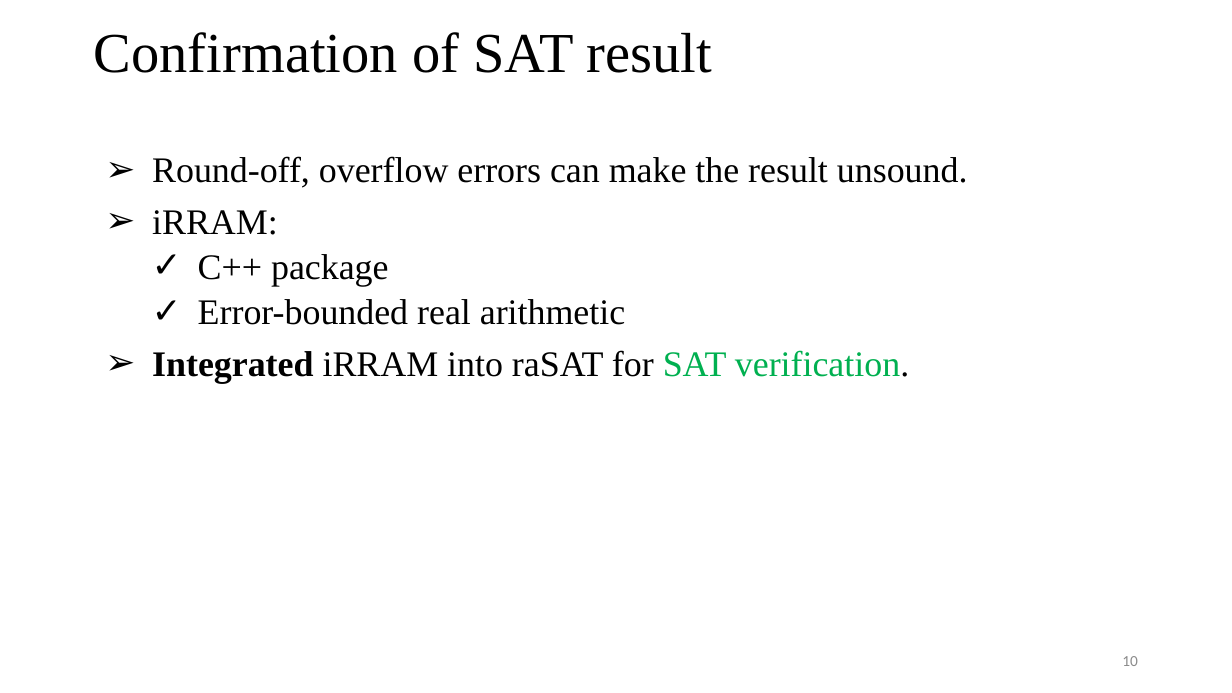
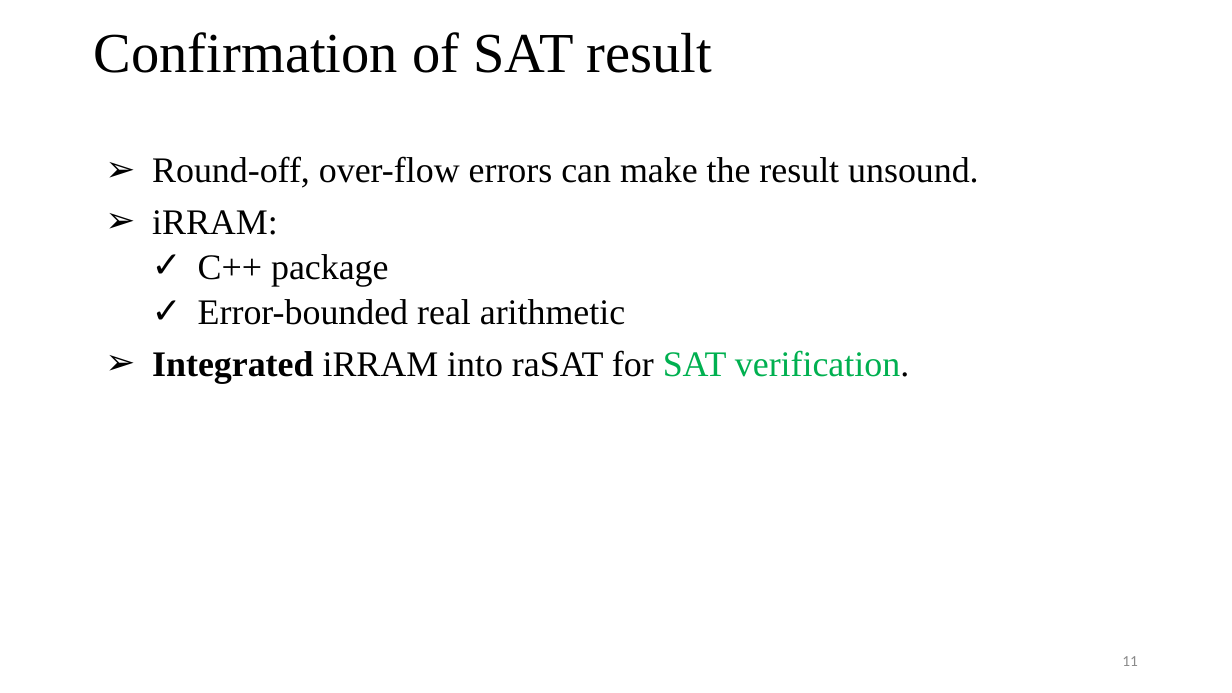
Before and after one commit to tungvx/raSAT, a slide deck: slide 11 of report/thesis/presentation.pptx (slide 10 before the commit). Drawn at 1232x693 pixels with LibreOffice and Linux fonts; fonts in the diff are those of the drawing. Boxes give left, top, right and bottom in pixels: in the first picture for what was removed or moved away, otherwise in the second. Text is boxed around its words. In the diff, an @@ line names an element or a change of style, - is before the commit and + after.

```diff
--- a/report/thesis/presentation.pptx
+++ b/report/thesis/presentation.pptx
@@ text at <box>152,156,979,188</box>: text changed @@
-➢ Round-off, overflow errors can make the result unsound.
+➢ Round-off, over-flow errors can make the result unsound.
@@ page number at <box>1122,656,1138,666</box>: text changed @@
-10
+11
```
Also in this commit, not shown: 9 other slides changed, 1 slide added.
